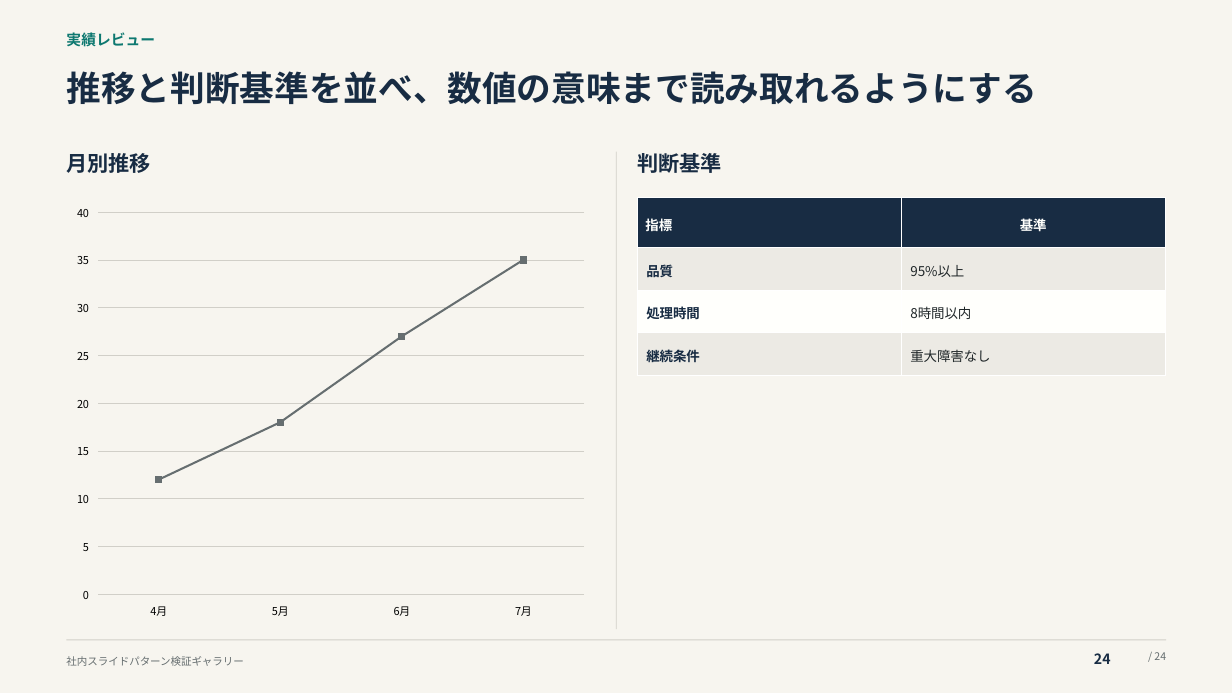
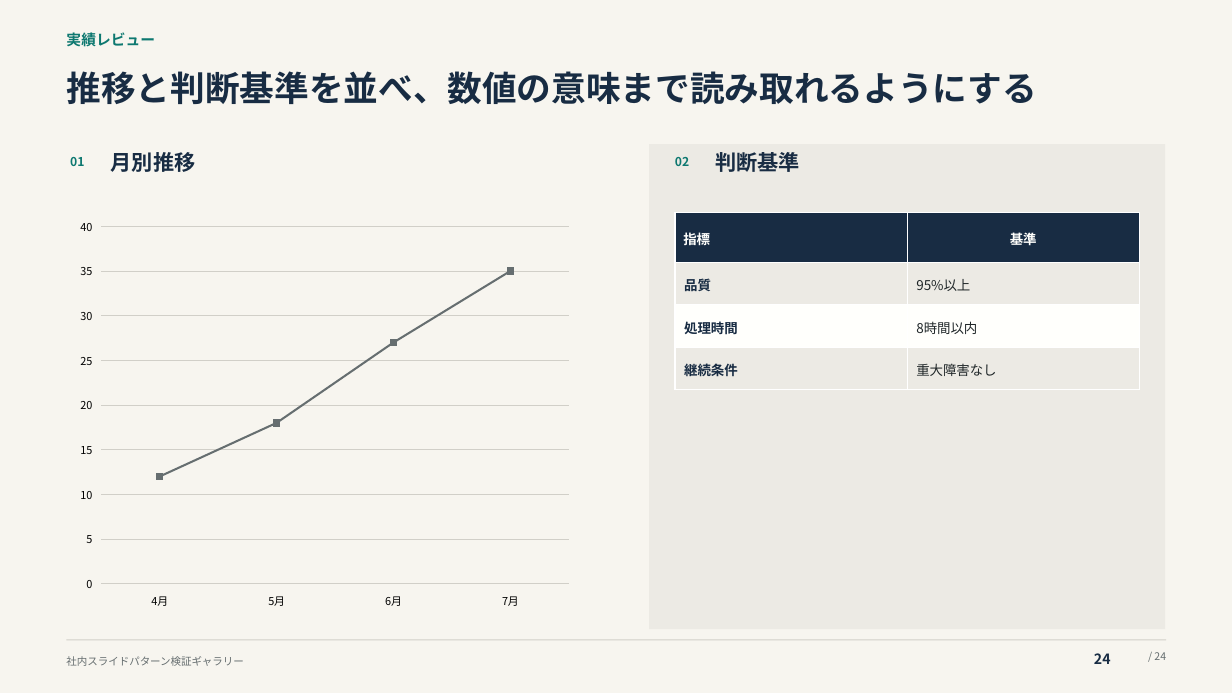
Before and after one commit to thinas1115/pptxdsl, a slide deck: slide 24 of examples/gallery/pattern_gallery.pptx. Drawn at 1232x693 pixels with LibreOffice and Linux fonts; fonts in the diff are those of the drawing. Boxes give left, top, right and bottom in pixels: in the first picture for what was removed or moved away, otherwise in the second. Text is boxed around its words. In the diff, an @@ line names an element or a change of style, - is before the commit and + after.

```diff
--- a/examples/gallery/pattern_gallery.pptx
+++ b/examples/gallery/pattern_gallery.pptx
@@ text "月別推移": place and size @@
-text "月別推移" at (66,153,150,173)
+text "月別推移" at (111,152,195,172)
@@ rectangle added at (649,144,1165,629), fill #ECEAE4 @@
@@ text "判断基準": place and size @@
-text "判断基準" at (637,153,721,173)
+text "判断基準" at (716,152,800,172)
@@ text added at (70,157,84,166), 9.5 pt, text #0D7870, bold @@
+01
@@ rectangle removed at (616,152,616,629) @@
@@ text added at (675,157,689,166), 9.5 pt, text #0D7870, bold @@
+02
@@ line chart: place and size @@
-line chart at (67,196,594,628)
+line chart at (70,211,579,616)
@@ table: place and size @@
-table at (637,198,1165,375)
+table at (675,213,1139,390)
```
Also in this commit, not shown: 2 other slides changed, 1 other file.
